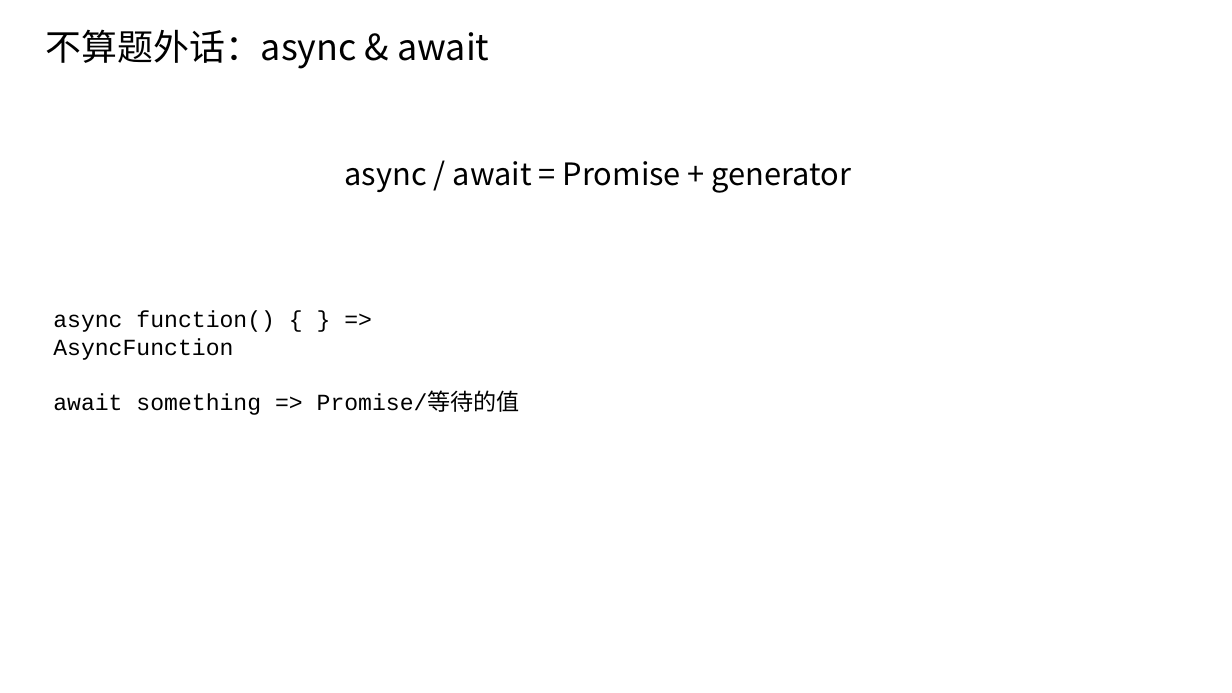
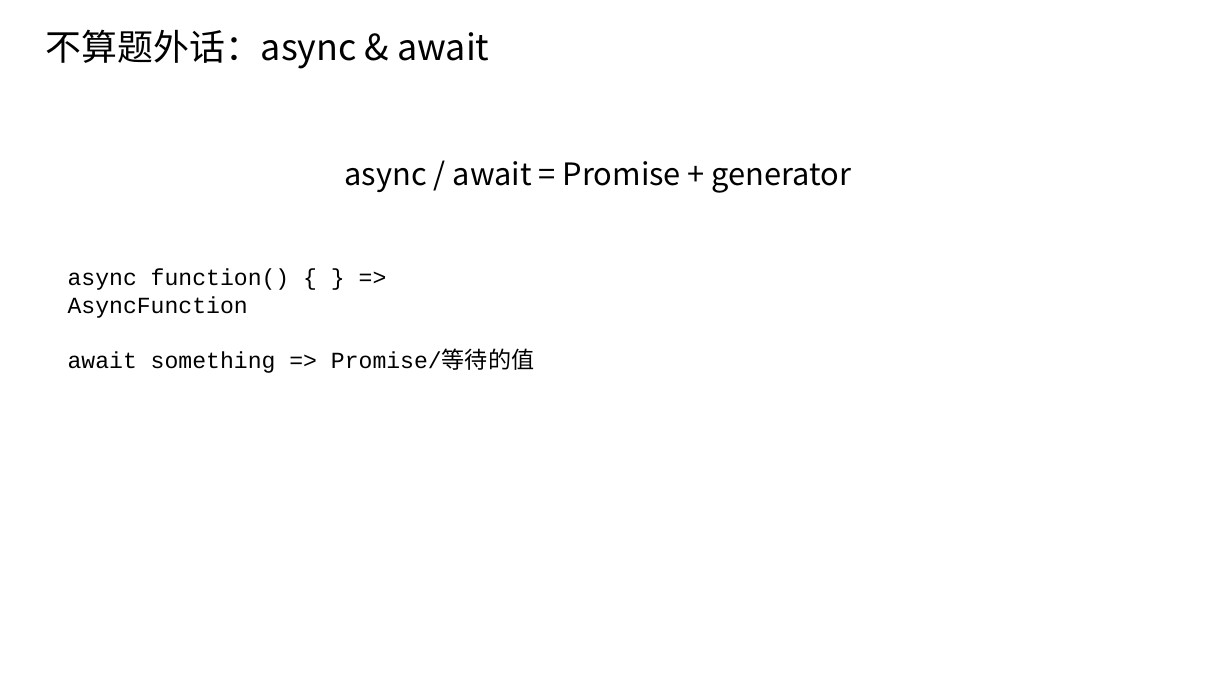
Before and after one commit to kovarxu/Own, a slide deck: slide 14 of tools/myPromise/Promise.pptx. Drawn at 1232x693 pixels with LibreOffice and Linux fonts; fonts in the diff are those of the drawing; background and template pictures are left out. Boxes give left, top, right and bottom in pixels: in the first picture for what was removed or moved away, otherwise in the second. Text is boxed around its words. In the diff, an @@ line names an element or a change of style, - is before the commit and + after.

```diff
--- a/tools/myPromise/Promise.pptx
+++ b/tools/myPromise/Promise.pptx
@@ text "async function() { } => ...": place and size @@
-text "async function() { } => ..." at box(53, 310, 520, 415)
+text "async function() { } => ..." at box(68, 268, 534, 373)
```
Also in this commit, not shown: 1 other slide changed, 2 other files.
